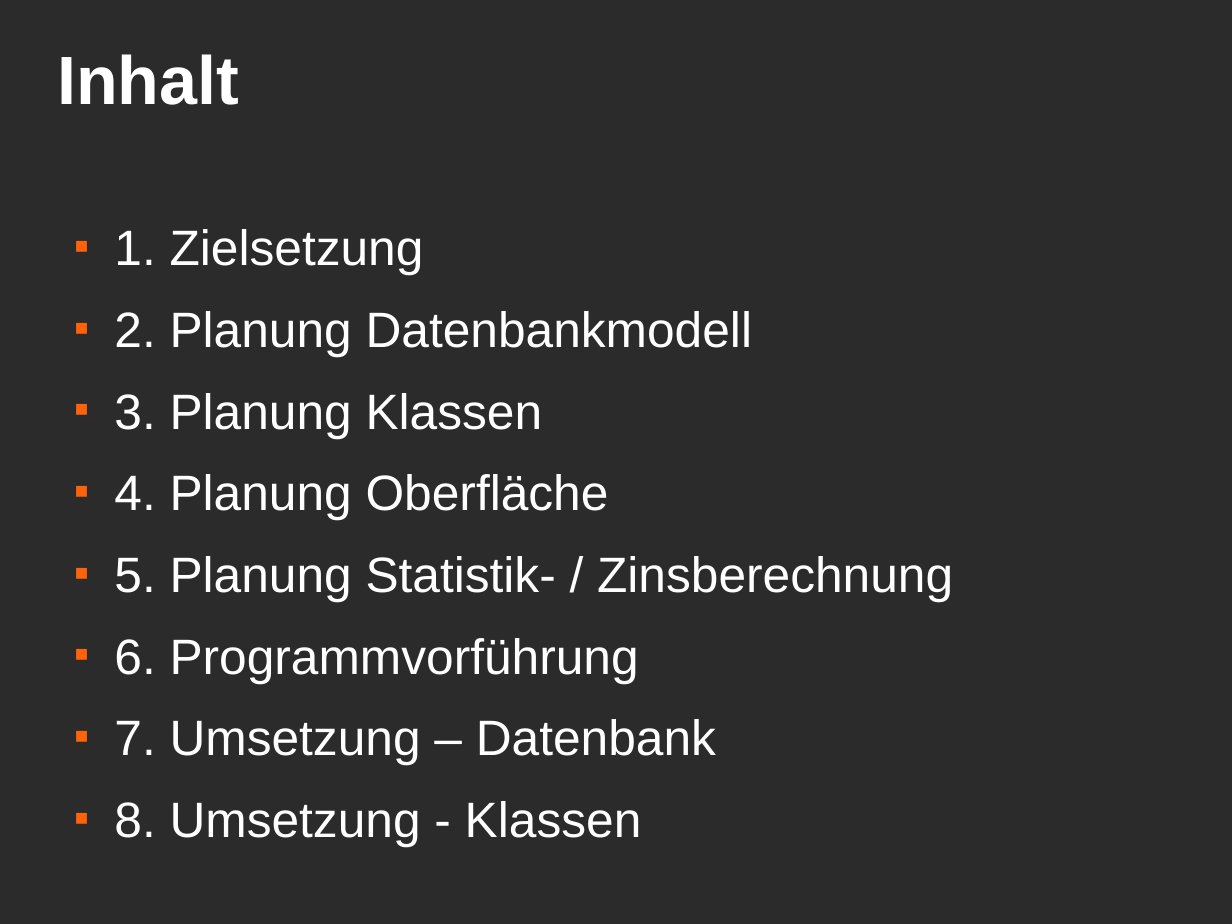
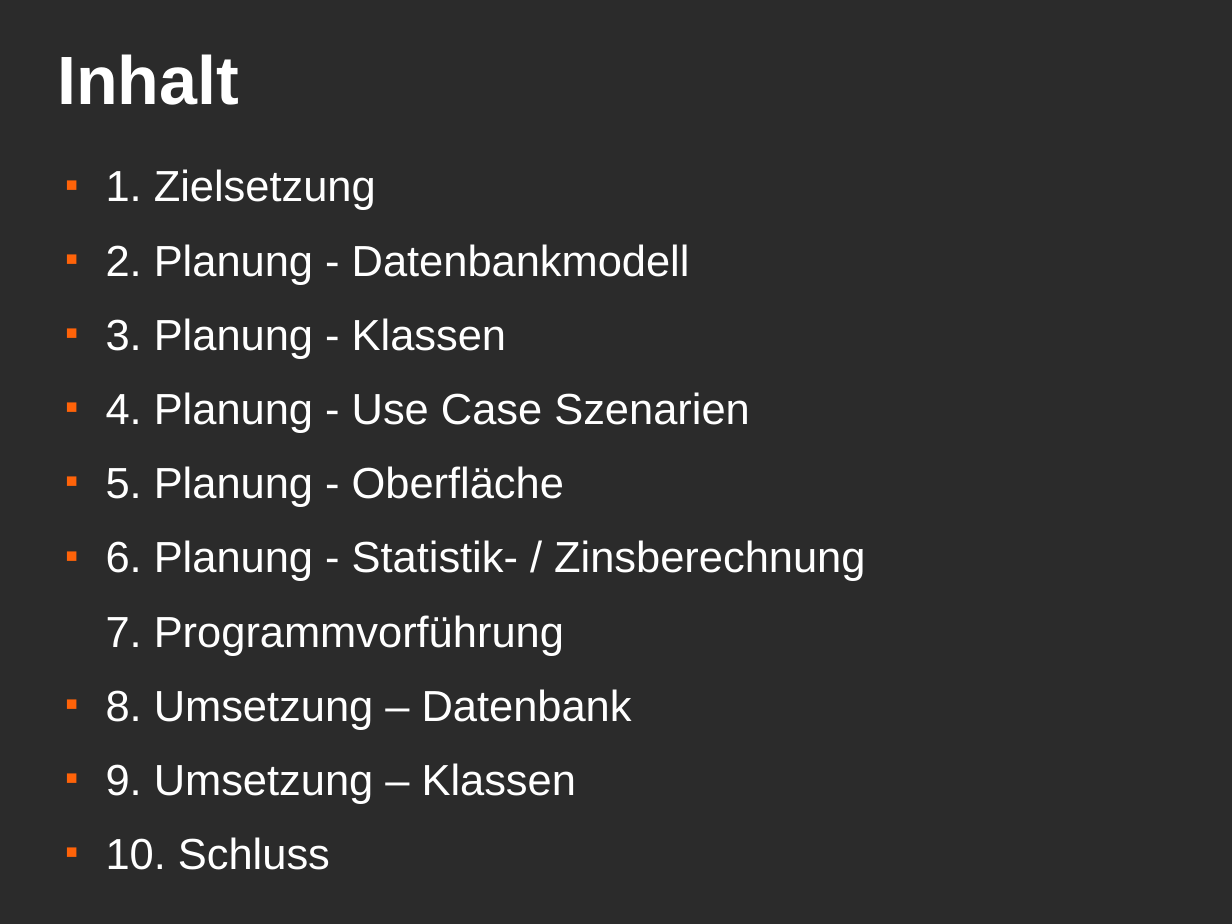
Before and after one commit to MacMuffin/Geldverleih, a slide deck: slide 2 of Geldverleih/geldverleih_präsi.odp. Drawn at 1232x924 pixels with LibreOffice and Linux fonts; fonts in the diff are those of the drawing; background and template pictures are left out; a plain dark background stands for a picture behind light text. Boxes give left, top, right and bottom in pixels: in the first picture for what was removed or moved away, otherwise in the second. Text is boxed around its words. In the diff, an @@ line names an element or a change of style, - is before the commit and + after.

```diff
--- a/Geldverleih/geldverleih_präsi.odp
+++ b/Geldverleih/geldverleih_präsi.odp
@@ text "1. Zielsetzung": place and size @@
-text "1. Zielsetzung" at box(114, 229, 953, 846)
+text "1. Zielsetzung" at box(106, 169, 865, 804)
@@ text at box(106, 169, 376, 210): size 32 to 28 pt in "1. Zielsetzung" @@
@@ text at box(106, 244, 865, 804): text changed; size 32 to 28 pt @@
-■ 2. Planung Datenbankmodell
-■ 3. Planung Klassen
-■ 4. Planung Oberfläche
-■ 5. Planung Statistik- / Zinsberechnung
-■ 6. Programmvorführung
-■ 7. Umsetzung – Datenbank
-■ 8. Umsetzung - Klassen
+■ 2. Planung - Datenbankmodell
+■ 3. Planung - Klassen
+■ 4. Planung - Use Case Szenarien
+■ 5. Planung - Oberfläche
+■ 6. Planung - Statistik- / Zinsberechnung
+7. Programmvorführung
+■ 8. Umsetzung – Datenbank
+■ 9. Umsetzung – Klassen
+■ 10. Schluss
```
Also in this commit, not shown: 4 other slides changed, 1 slide added.
